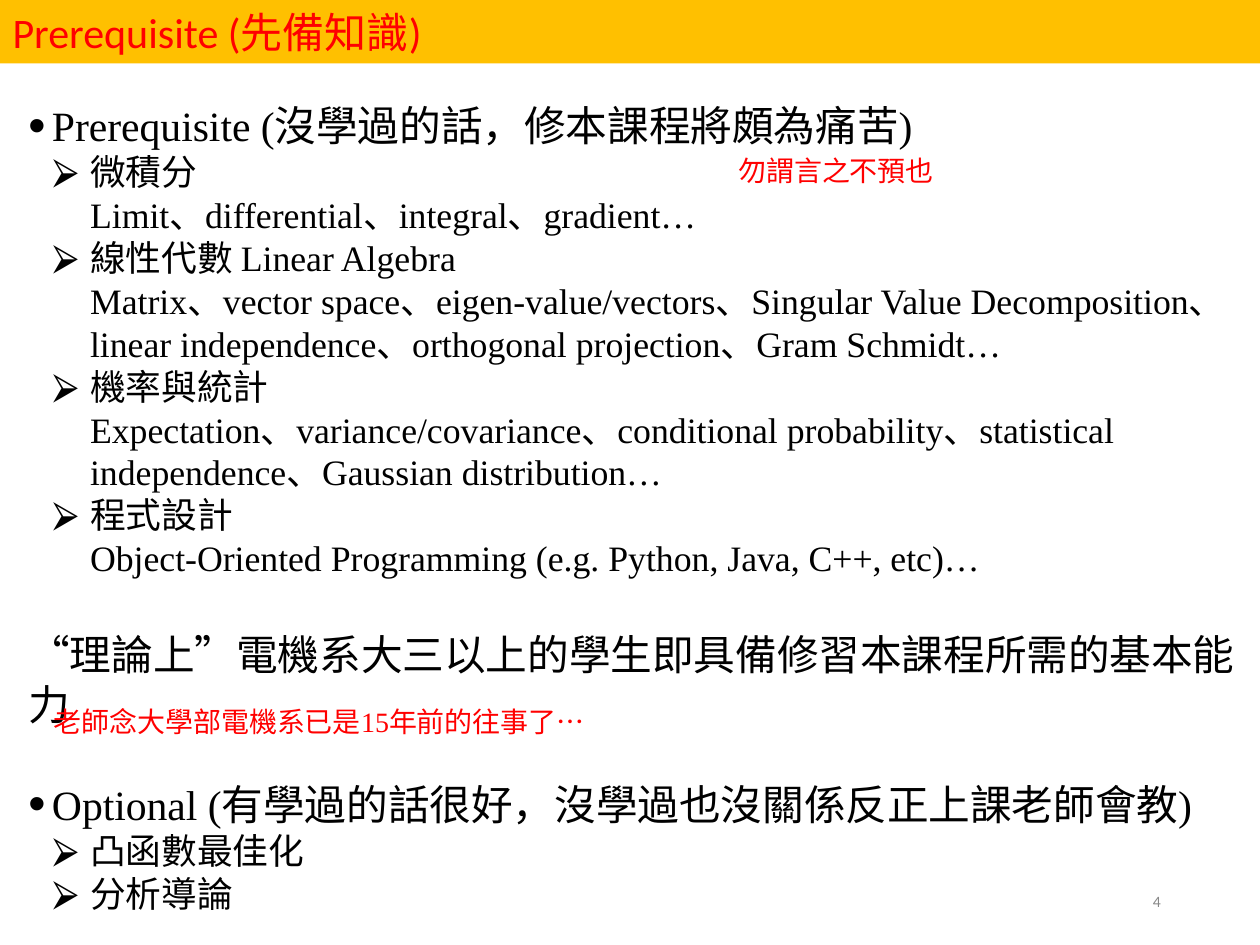
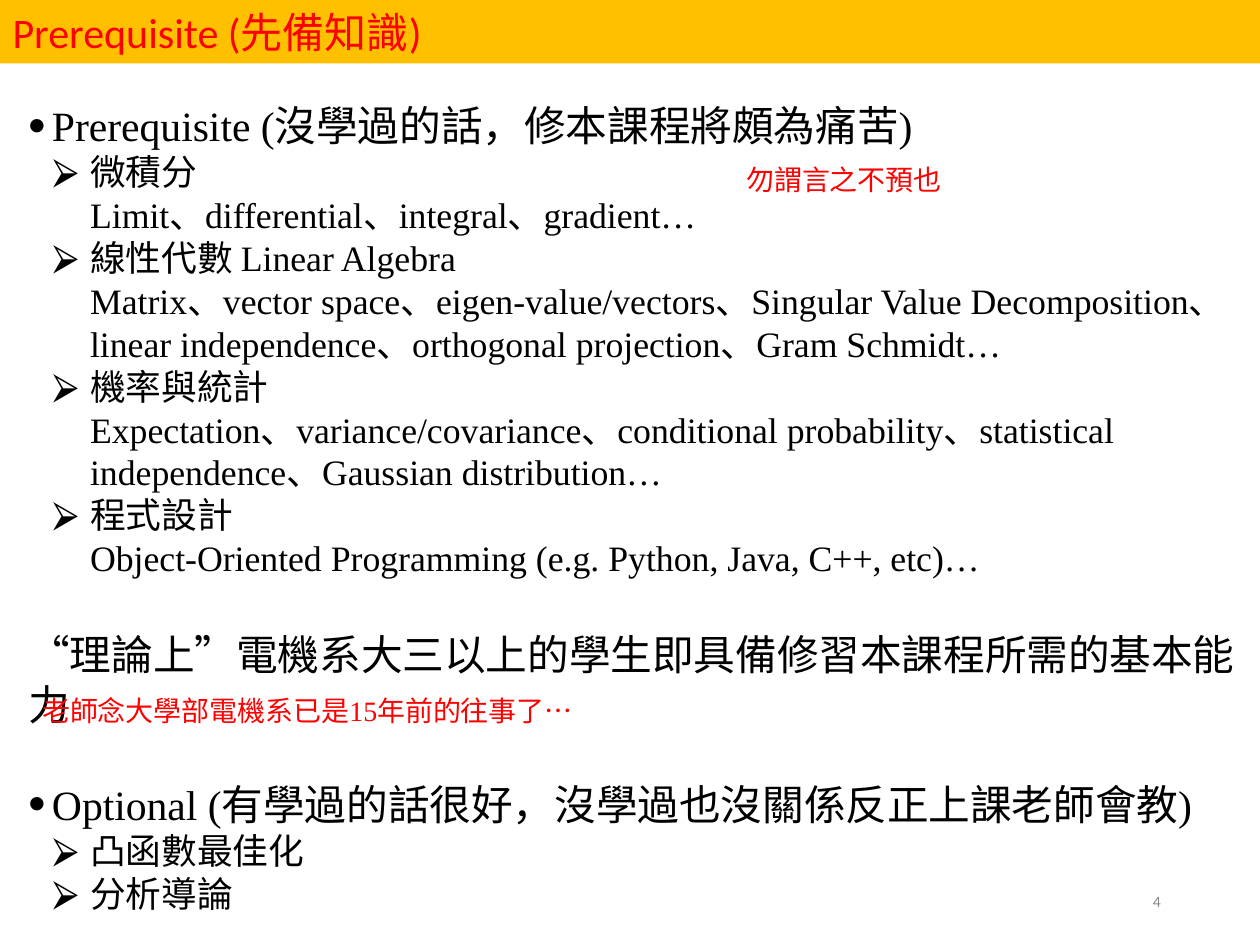
Before and after one commit to ntueemlta2024/ntueemlta2024.github.io, a slide deck: slide 4 of slides/week1/ML syllabus (113-1).pptx. Drawn at 1260x945 pixels with LibreOffice and Linux fonts; fonts in the diff are those of the drawing. Boxes give left, top, right and bottom in pixels: in the first picture for what was removed or moved away, otherwise in the second. Text is boxed around its words. In the diff, an @@ line names an element or a change of style, - is before the commit and + after.

```diff
--- a/slides/week1/ML syllabus (113-1).pptx
+++ b/slides/week1/ML syllabus (113-1).pptx
@@ text "勿謂言之不預也": place and size @@
-text "勿謂言之不預也" at [738,157,933,184]
+text "勿謂言之不預也" at [746,166,941,193]
@@ text "老師念大學部電機系已是15年前的往事了…": place and size @@
-text "老師念大學部電機系已是15年前的往事了…" at [54,704,584,735]
+text "老師念大學部電機系已是15年前的往事了…" at [42,693,572,724]
```
Also in this commit, not shown: 3 other slides changed, 1 other file.
